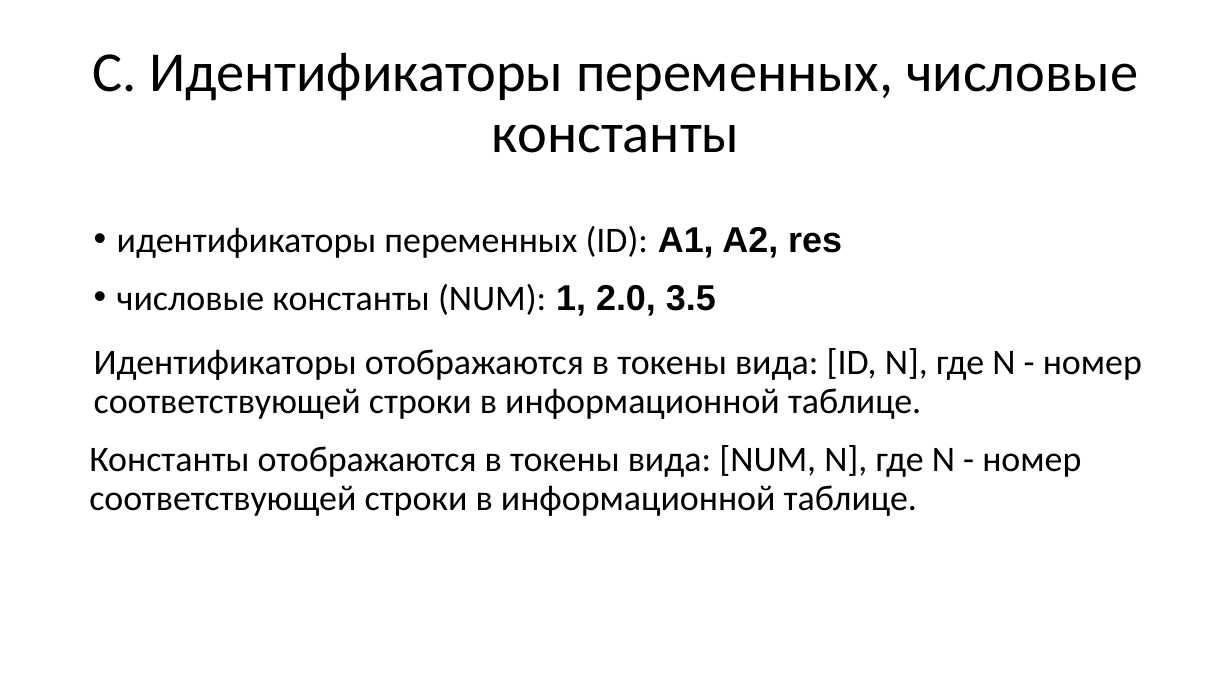
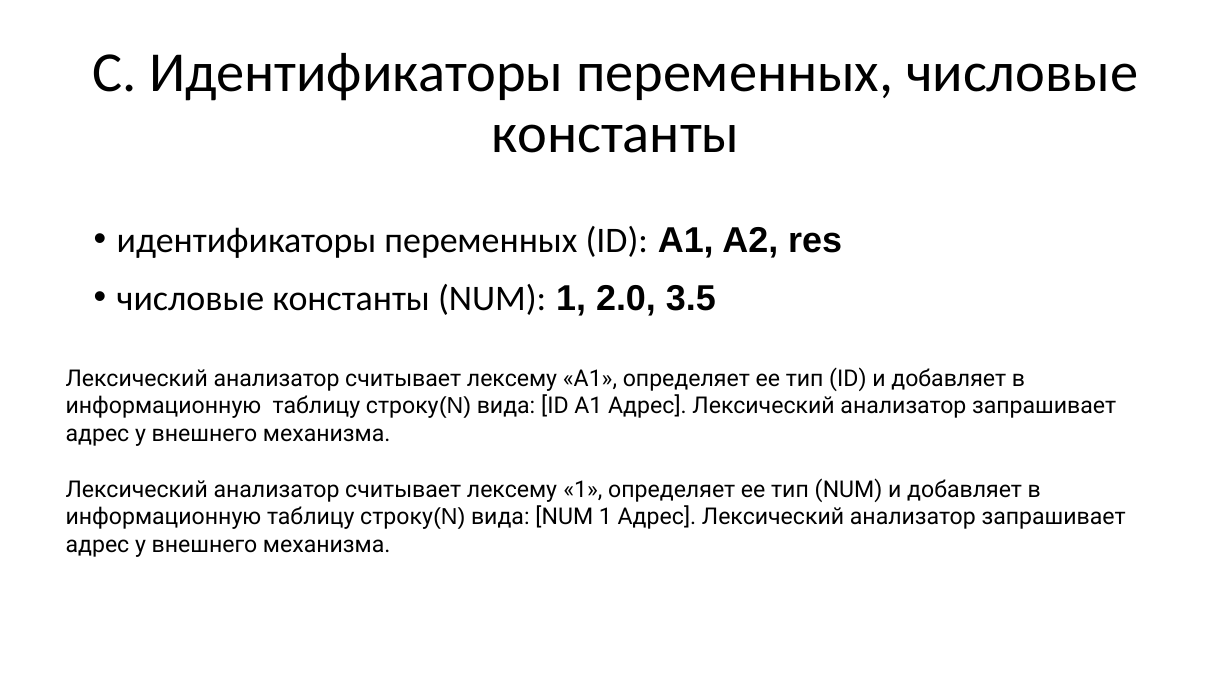
Before and after one commit to goddamnteam/korzun, a slide deck: slide 7 of task3.pptx. Drawn at 1232x693 pixels with LibreOffice and Linux fonts; fonts in the diff are those of the drawing. Boxes give left, top, right and bottom in pixels: in the first picture for what was removed or moved away, otherwise in the second. Text is boxed around its words. In the diff, an @@ line names an element or a change of style, - is before the commit and + after.

```diff
--- a/task3.pptx
+++ b/task3.pptx
@@ text removed at (94,348,1142,419) @@
-Идентификаторы отображаются в токены вида: [ID, N], где N - номер соответствующей строки в информационной таблице.
@@ text added at (66,367,1126,557), 18 pt, text #000000 @@
+Лексический анализатор считывает лексему «А1», определяет ее тип (ID) и добавляет в информационную таблицу строку(N) вида: [ID A1 Адрес]. Лексический анализатор запрашивает адрес у внешнего механизма.
+Лексический анализатор считывает лексему «1», определяет ее тип (NUM) и добавляет в информационную таблицу строку(N) вида: [NUM 1 Адрес]. Лексический анализатор запрашивает адрес у внешнего механизма.
@@ text removed at (89,445,1081,516) @@
-Константы отображаются в токены вида: [NUM, N], где N - номер соответствующей строки в информационной таблице.
```
Also in this commit, not shown: 22 other slides changed, 10 slides added.
